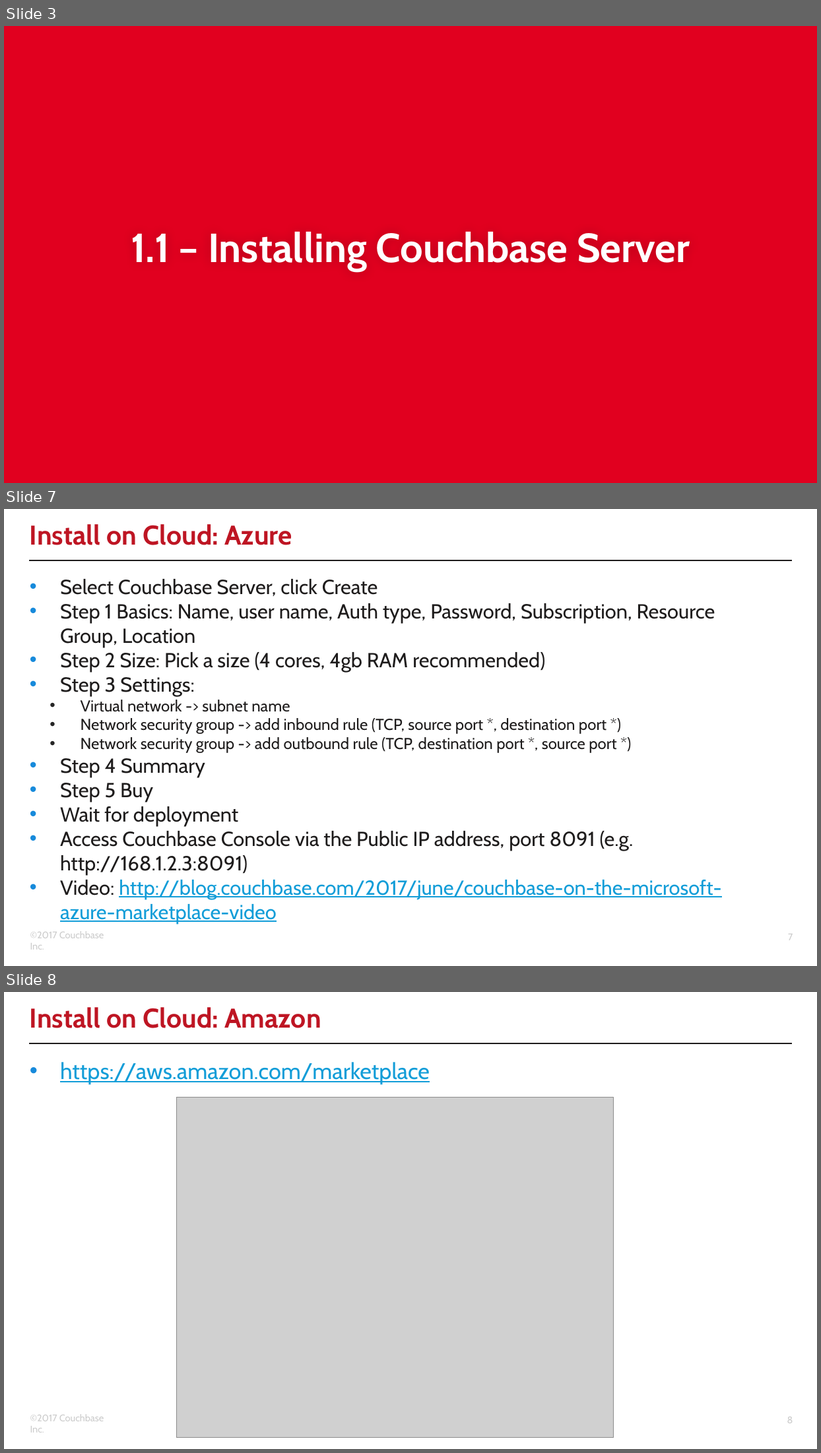
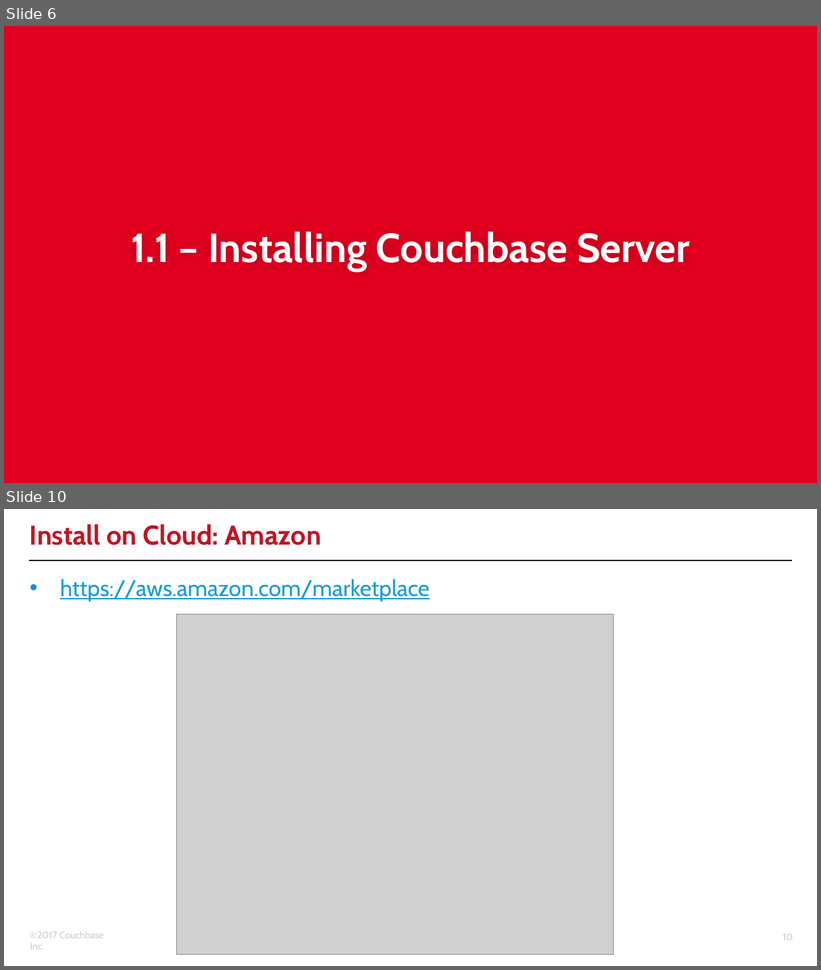
Before and after one commit to couchbaselabs/aspnet-nosql-workshop, a slide deck: 01/01.pptx. Shown one above the other, each under a label of ours: slides 3, 7 and 8 before the commit, slides 6 and 10 after it; the slides between them are not shown. The pictures are 821x1453 and 821x970 pixels, drawn with LibreOffice and Linux fonts; fonts in the diff are those of the drawing; grey boxes stand for pictures; background and template pictures are left out. Boxes give left, top, right and bottom in pixels: in the first picture for what was removed or moved away, otherwise in the second. Text is boxed around its words. In the diff, an @@ line names an element or a change of style, - is before the commit and + after.

Commit message:
tweaks for workshops part 1 and 2 - removed _workshop folders (confusing) - updated Couchbase SDK and added auth for Couchbase Server 5 - updated slide decks, with corresponding PDFs

```diff
--- a/01/01.pptx
+++ b/01/01.pptx
@@ slide 7 removed at <box>4,509,817,966</box>, background #FFFFFF; not listed: 3 template elements that a slide beside it also shows @@
@@ title removed at <box>30,524,292,545</box> @@
-Install on Cloud: Azure
@@ text removed at <box>60,579,721,923</box> @@
-• Select Couchbase Server, click Create
-• Step 1 Basics: Name, user name, Auth type, Password, Subscription, Resource Group, Location
-• Step 2 Size: Pick a size (4 cores, 4gb RAM recommended)
-• Step 3 Settings:
-  • Virtual network -> subnet name
-  • Network security group -> add inbound rule (TCP, source port *, destination port *)
-  • Network security group -> add outbound rule (TCP, destination port *, source port *)
-• Step 4 Summary
-• Step 5 Buy
-• Wait for deployment
-• Access Couchbase Console via the Public IP address, port 8091 (e.g. http://168.1.2.3:8091)
-• Video: http://blog.couchbase.com/2017/june/couchbase-on-the-microsoft-azure-marketplace-video
@@ what was slide 3 is now slide 6 @@
@@ what was slide 8 is now slide 10 @@
@@ page number at <box>783,934,793,941</box>: text changed @@
-8
+10
```
Also in this commit, not shown: 10 slides changed, 4 slides added, 4 other slides removed, 18 other files.
